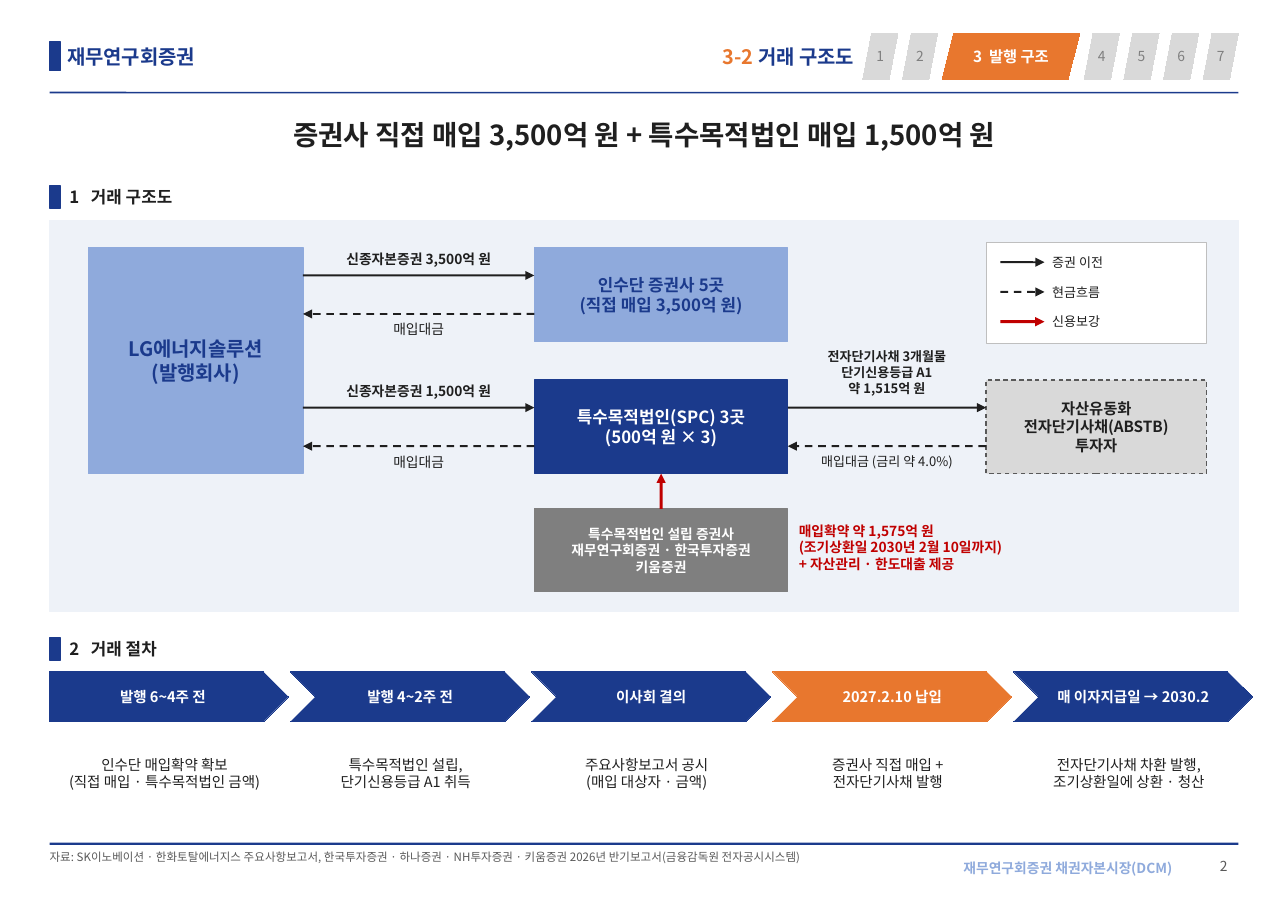
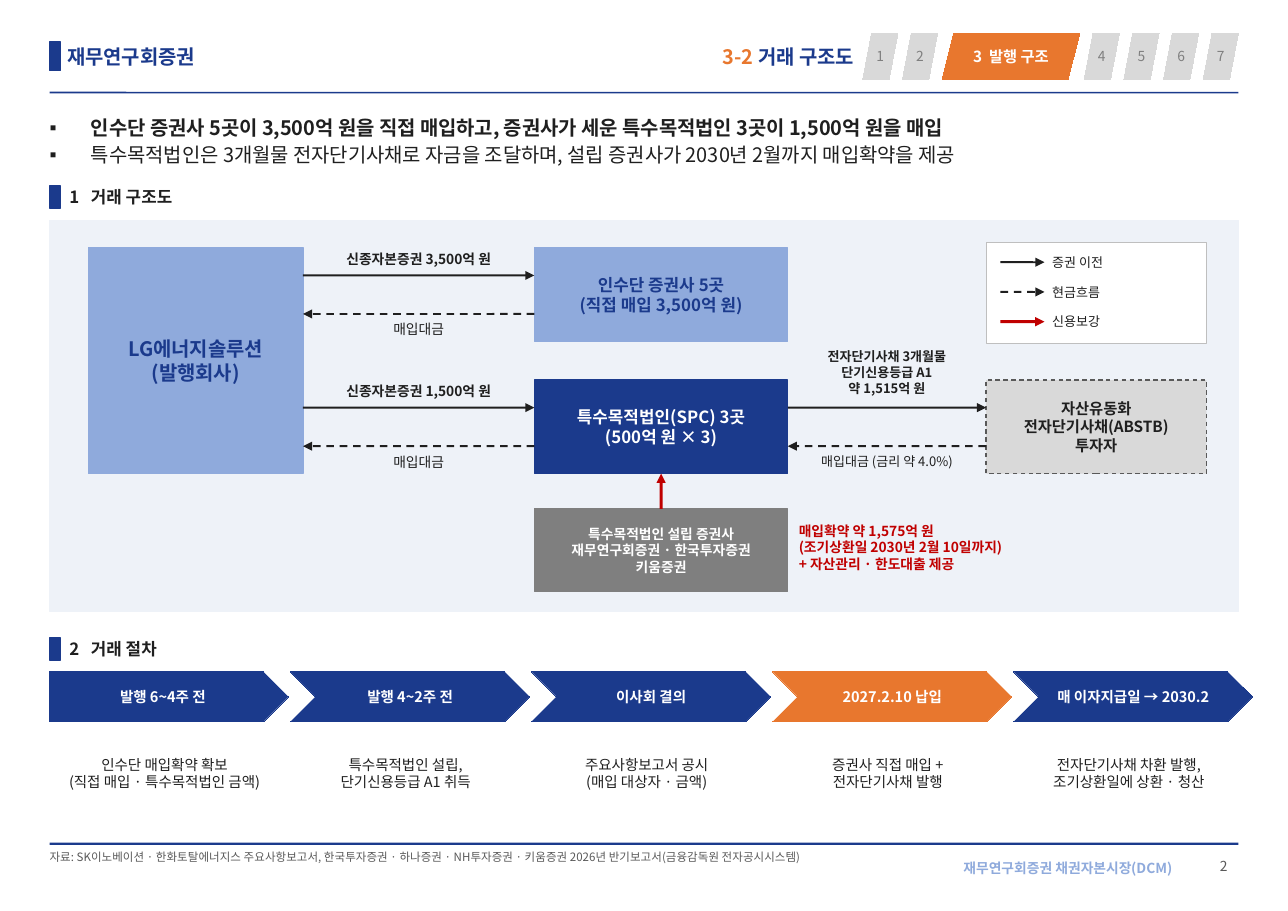
Before and after one commit to shy065542-rgb/SSHHYY, a slide deck: slide 2 of LGES_신종_발행구조.pptx. Drawn at 1288x911 pixels with LibreOffice and Linux fonts; fonts in the diff are those of the drawing. Boxes give left, top, right and bottom in pixels: in the first picture for what was removed or moved away, otherwise in the second. Text is boxed around its words. In the diff, an @@ line names an element or a change of style, - is before the commit and + after.

```diff
--- a/LGES_신종_발행구조.pptx
+++ b/LGES_신종_발행구조.pptx
@@ title at box(91, 118, 956, 166): text changed; size 18 to 13 pt @@
-증권사 직접 매입 3,500억 원 + 특수목적법인 매입 1,500억 원
+▪ 인수단 증권사 5곳이 3,500억 원을 직접 매입하고, 증권사가 세운 특수목적법인 3곳이 1,500억 원을 매입
+▪ 특수목적법인은 3개월물 전자단기사채로 자금을 조달하며, 설립 증권사가 2030년 2월까지 매입확약을 제공
```
Also in this commit, not shown: 6 other slides changed.
